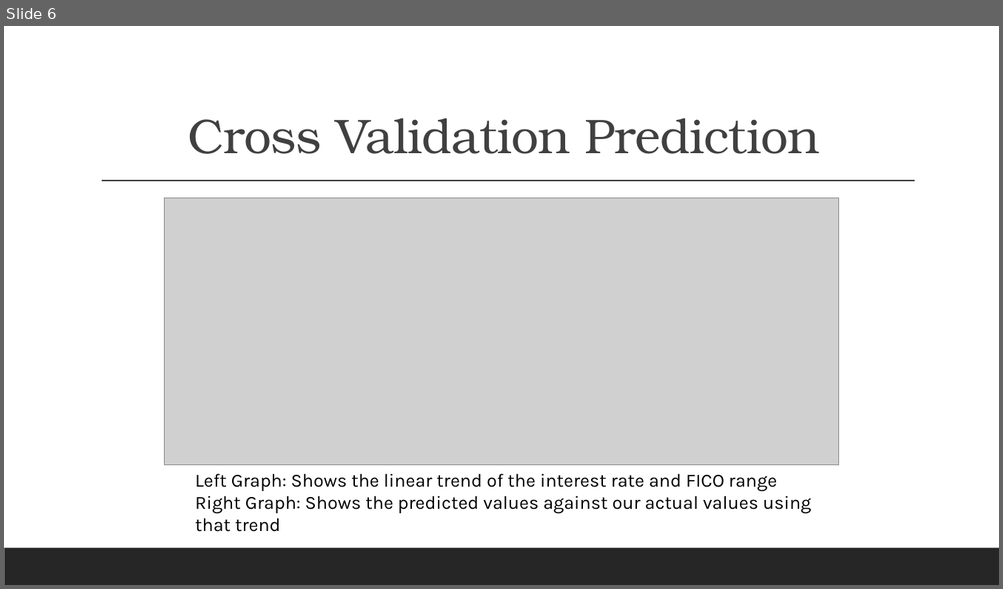
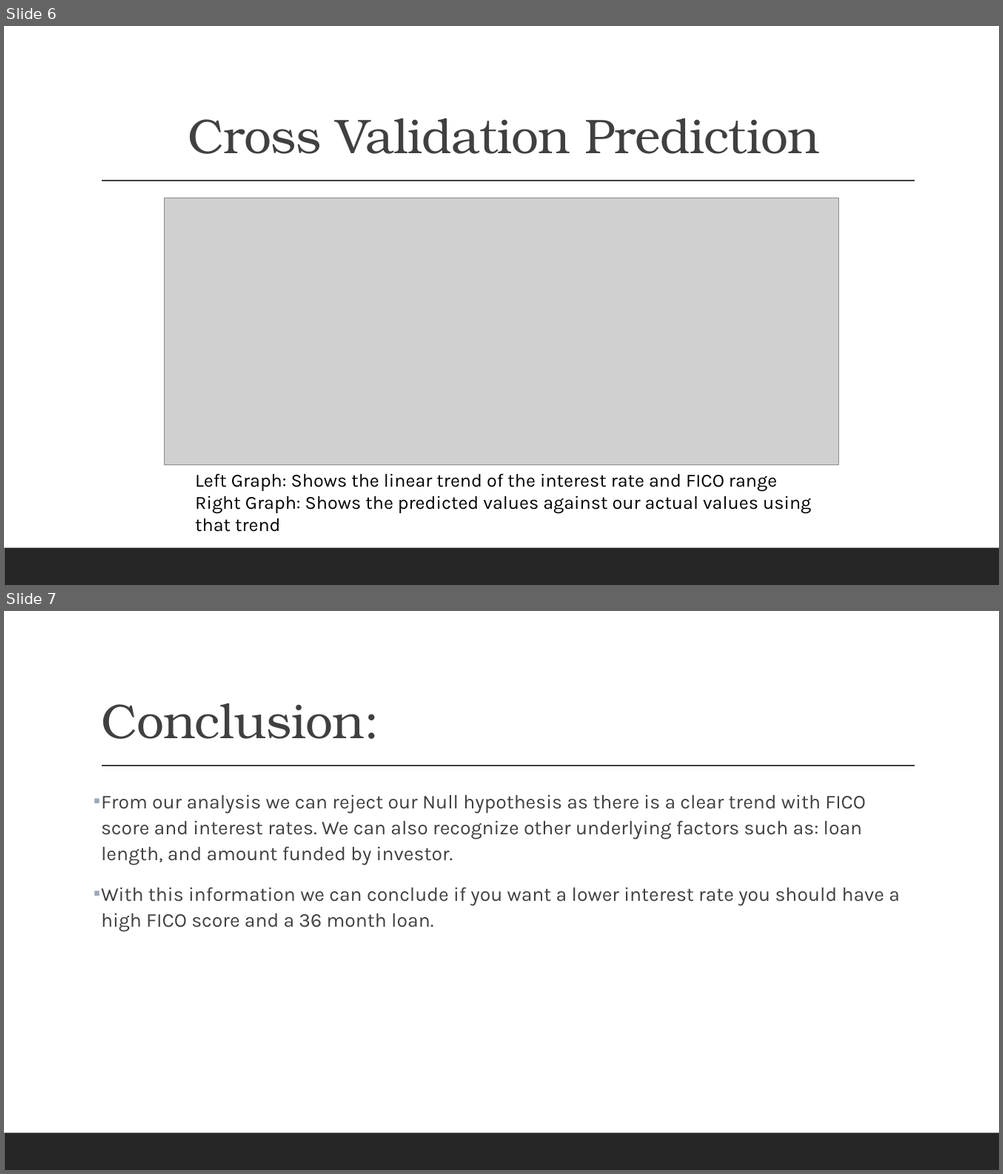
Before and after one commit to wolfman1986/Build_a_Linear_Regression_Model, a slide deck: data/interest_rate.pptx. Shown one above the other, each under a label of ours: slide 6 before the commit, slides 6 and 7 after it. The pictures are 1003x589 and 1003x1174 pixels, drawn with LibreOffice and Linux fonts; fonts in the diff are those of the drawing; grey boxes stand for pictures. Boxes give left, top, right and bottom in pixels: in the first picture for what was removed or moved away, otherwise in the second. Text is boxed around its words. In the diff, an @@ line names an element or a change of style, - is before the commit and + after.

```diff
--- a/data/interest_rate.pptx
+++ b/data/interest_rate.pptx
@@ slide 7 added at (x1=4, y1=611, x2=999, y2=1170), background #FFFFFF; not listed: 2 template elements that a slide beside it also shows @@
@@ title added at (x1=101, y1=703, x2=379, y2=739), 47 pt, text #404040 @@
+Conclusion:
@@ text added at (x1=101, y1=795, x2=899, y2=932), 19 pt, text #404040 @@
+▪ From our analysis we can reject our Null hypothesis as there is a clear trend with FICO score and interest rates. We can also recognize other underlying factors such as: loan length, and amount funded by investor.
+▪ With this information we can conclude if you want a lower interest rate you should have a high FICO score and a 36 month loan.
```
Also in this commit, not shown: 1 other slide added, 1 slide removed.
